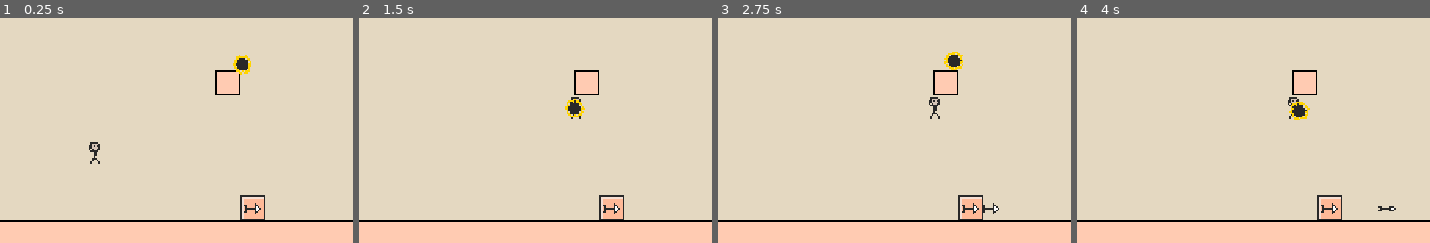
Above: before the commit, frames 1-4 (left to right).
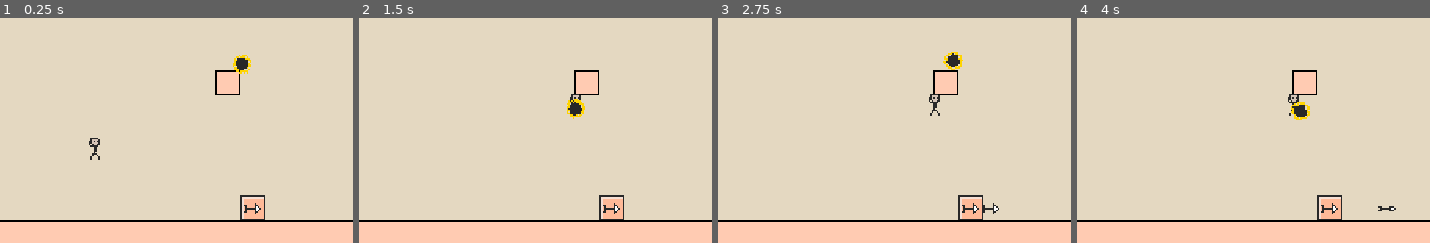
Above: after the commit, the same moments.

Repository: yannicka/ninja
Game: Godot game, scene res://src/Game.tscn
Two runs of this game, one before a commit and one after it. Both use one fixed random seed, a clock stepped at 60 frames per second and the inputs below.
Inputs (mouse positions are % of the whole screen's width and height, from its top left):
- Up to frame 1 (0.25 s): no input
- Up to frame 2 (1.5 s): move the mouse to (68, 45) at 0.52 s; hold Right (ui_right) from 0.53 s (still down); click (68, 45) at 0.67 s; tap Up (ui_up) at 0.77 s; move the mouse to (21, 55) at 1.27 s
- Up to frame 3 (2.75 s): tap Up (ui_up) at 1.52 s; move the mouse to (55, 28) at 2.02 s; release Right (ui_right) at 2.03 s; hold Left (ui_left) from 2.03 s (still down)
- Up to frame 4 (4 s): move the mouse to (38, 70) at 2.77 s; release Left (ui_left) at 2.78 s; hold Right (ui_right) from 2.78 s (still down); click (38, 70) at 2.92 s; tap Up (ui_up) at 3.02, 3.77 s; move the mouse to (77, 65) at 3.52 s
The pictures show only the part of the screen within x 9-59%, y 22-72%; the shares and areas given below are measured in that part.

The runs differ from the first frame. In frame 1, 0.3% of the frame differs, in the area x 25-72%, y 16-65%; in frame 2, 0.2%; in frame 3, 0.2%; in frame 4, 0.2%.

Commit message:
Physique plus rapide à s'exécuter
Permet de gérer correctement (à temps) les collisions

Diff:
--- a/project.godot
+++ b/project.godot
@@ -30,6 +30,11 @@
 2d_physics/layer_2="Enemy"
 2d_physics/layer_3="Map"
 2d_physics/layer_4="Bullets"
+2d_physics/layer_5="ArrowShooter"
+
+[physics]
+
+common/physics_ticks_per_second=120
 
 [rendering]
 
